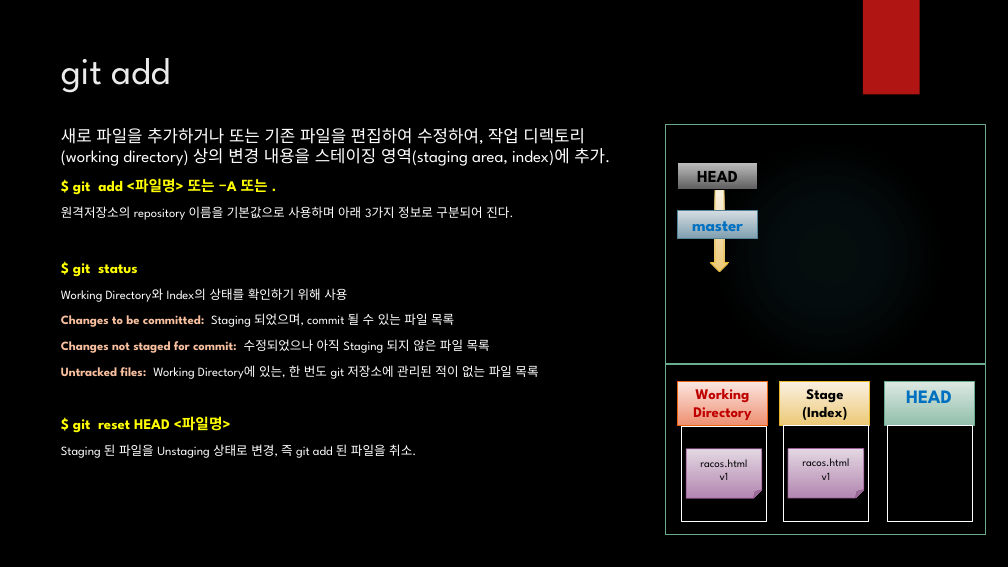
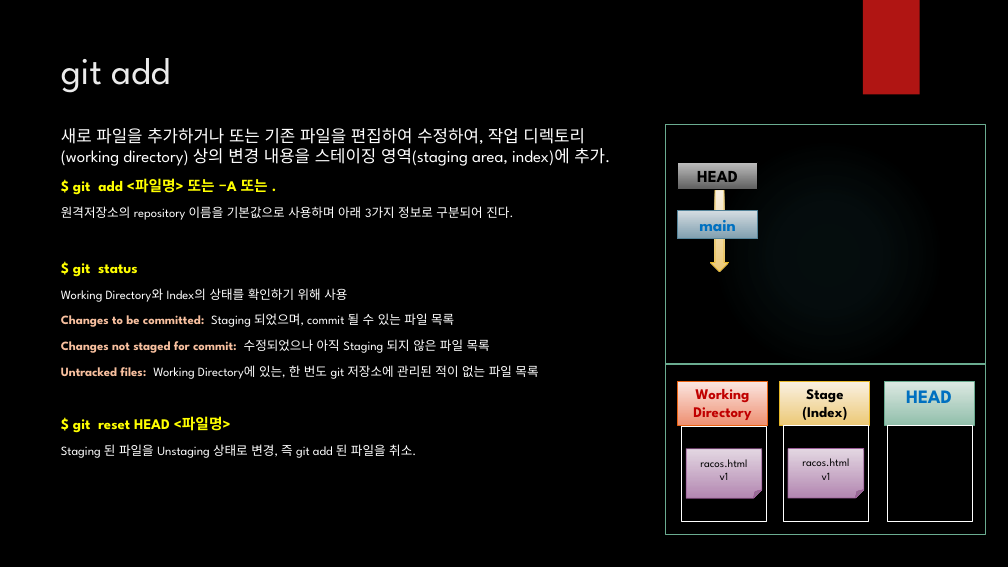
Before and after one commit to iredseal/Learning, a slide deck: slide 8 of Tools/git/SW 형상 관리.pptx. Drawn at 1008x567 pixels with LibreOffice and Linux fonts; fonts in the diff are those of the drawing; background and template pictures are left out. Boxes give left, top, right and bottom in pixels: in the first picture for what was removed or moved away, otherwise in the second. Text is boxed around its words. In the diff, an @@ line names an element or a change of style, - is before the commit and + after.

```diff
--- a/Tools/git/SW 형상 관리.pptx
+++ b/Tools/git/SW 형상 관리.pptx
@@ text in rectangle at [699,214,736,231]: text changed @@
-master
+main
```
Also in this commit, not shown: 4 other slides changed.
